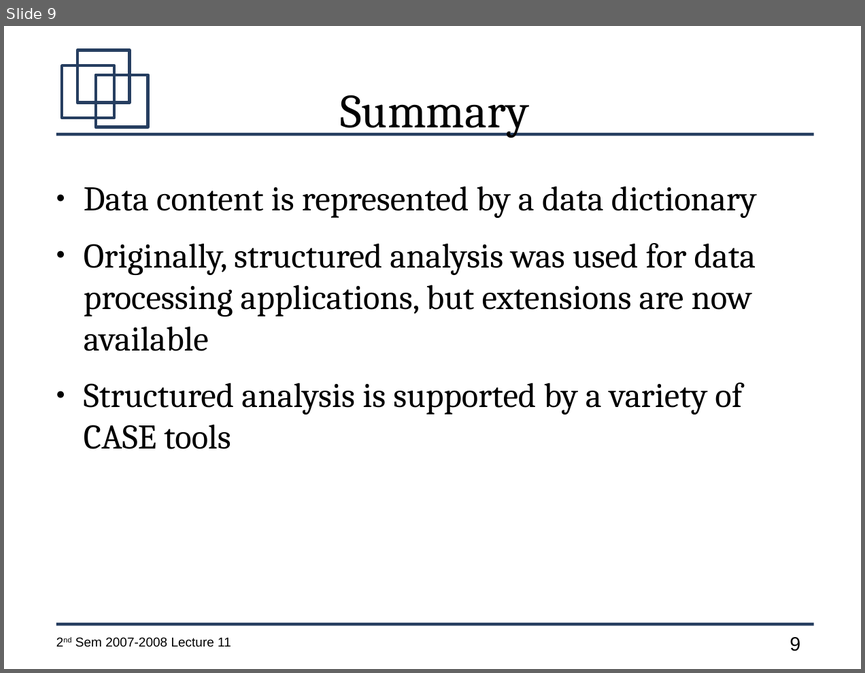
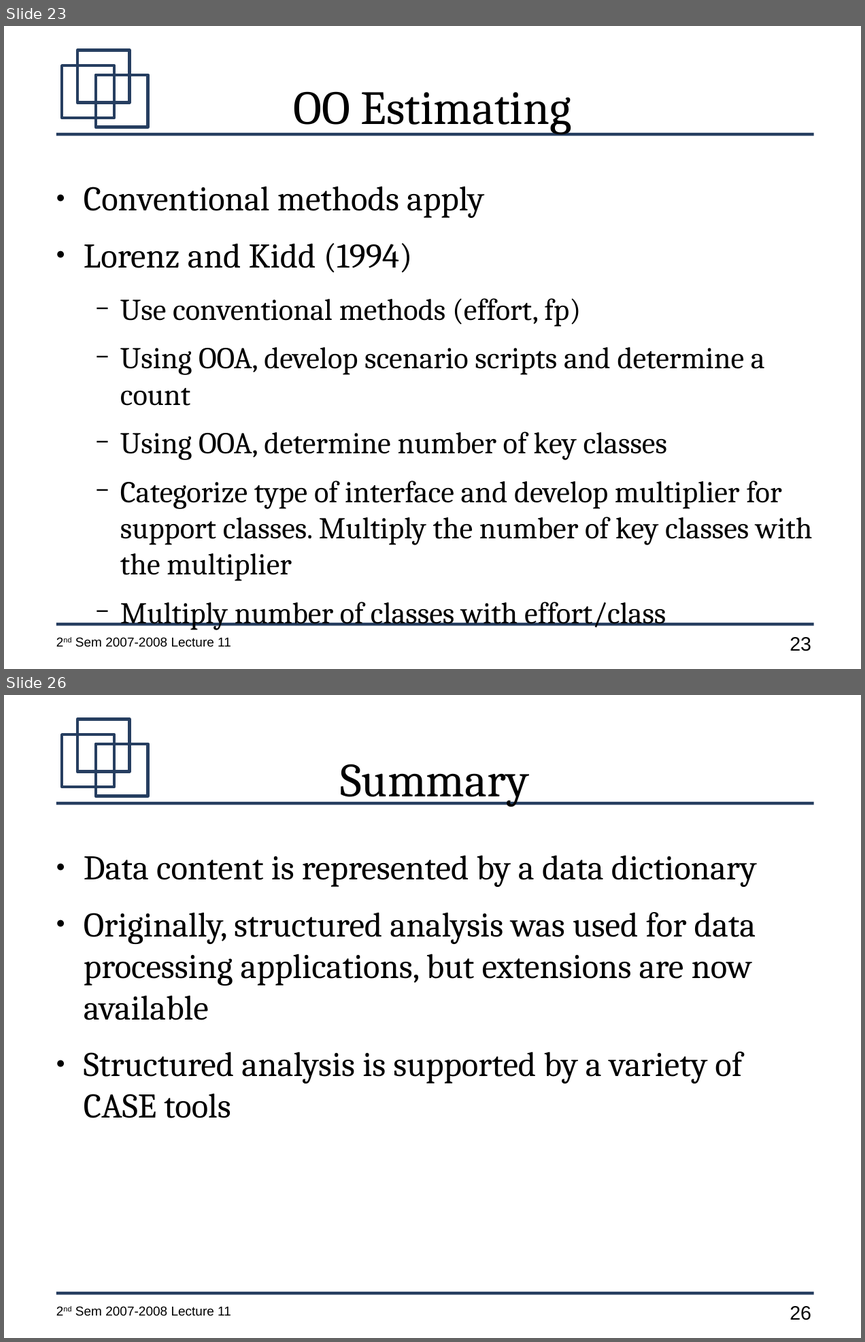
Before and after one commit to jachermocilla/jach-homepage, a slide deck: CMSC128-2nd-Sem-2007-L11.odp. Shown one above the other, each under a label of ours: slide 9 before the commit, slides 23 and 26 after it; the slides between them are not shown. The pictures are 865x673 and 865x1342 pixels, drawn with LibreOffice and Linux fonts; fonts in the diff are those of the drawing. Boxes give left, top, right and bottom in pixels: in the first picture for what was removed or moved away, otherwise in the second. Text is boxed around its words. In the diff, an @@ line names an element or a change of style, - is before the commit and + after.

```diff
--- a/CMSC128-2nd-Sem-2007-L11.odp
+++ b/CMSC128-2nd-Sem-2007-L11.odp
@@ slide 23 added at (4, 26, 861, 669), background #FFFFFF; not listed: 7 template elements that a slide beside it also shows @@
@@ title added at (293, 91, 571, 134), 44 pt, text #000000 @@
+OO Estimating
@@ text added at (84, 186, 812, 630), 28 pt, text #000000 @@
+● Conventional methods apply
+● Lorenz and Kidd (1994)
+  − Use conventional methods (effort, fp)
+  − Using OOA, develop scenario scripts and determine a count
+  − Using OOA, determine number of key classes
+  − Categorize type of interface and develop multiplier for support classes. Multiply the number of key classes with the multiplier
+  − Multiply number of classes with effort/class
@@ what was slide 9 is now slide 26 @@
@@ page number at (789, 1306, 811, 1320): text changed @@
-9
+26
```
Also in this commit, not shown: 17 other slides added, 1 slide removed.
